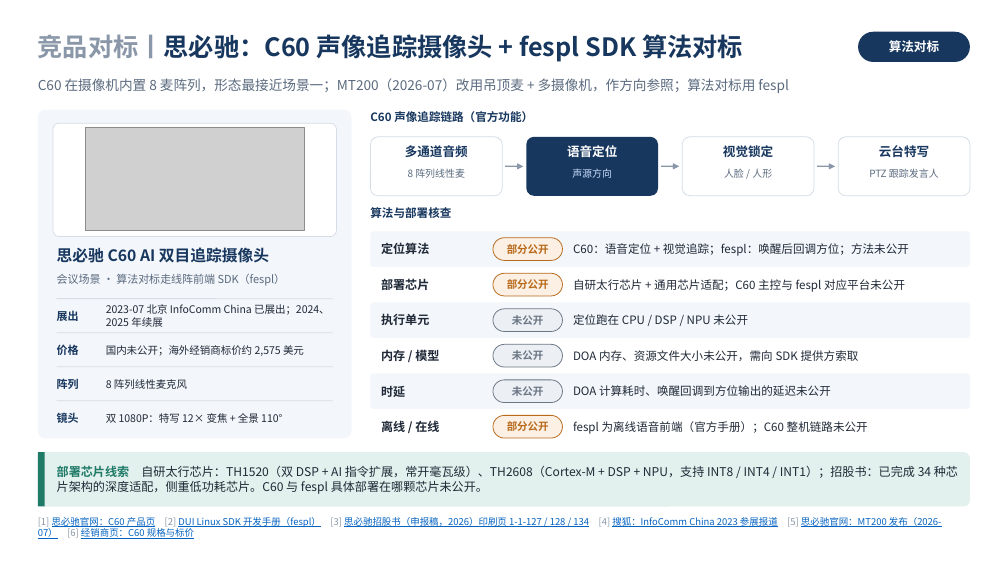
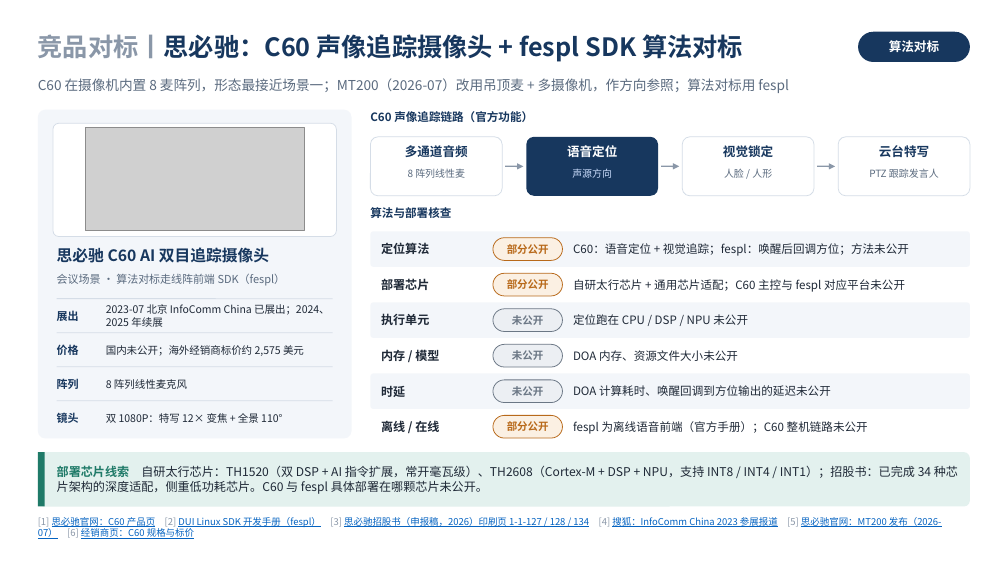
Before and after one commit to ZeroFoxxi/ssl-scene1, a slide deck: slide 2 of 竞品补充页_萤石与思必驰.pptx. Drawn at 1008x567 pixels with LibreOffice and Linux fonts; fonts in the diff are those of the drawing; grey boxes stand for pictures. Boxes give left, top, right and bottom in pixels: in the first picture for what was removed or moved away, otherwise in the second. Text is boxed around its words. In the diff, an @@ line names an element or a change of style, - is before the commit and + after.

```diff
--- a/竞品补充页_萤石与思必驰.pptx
+++ b/竞品补充页_萤石与思必驰.pptx
@@ text at (573,350,738,361): text changed @@
-DOA 内存、资源文件大小未公开，需向 SDK 提供方索取
+DOA 内存、资源文件大小未公开
```
Also in this commit, not shown: 2 other slides changed, 8 other files.
